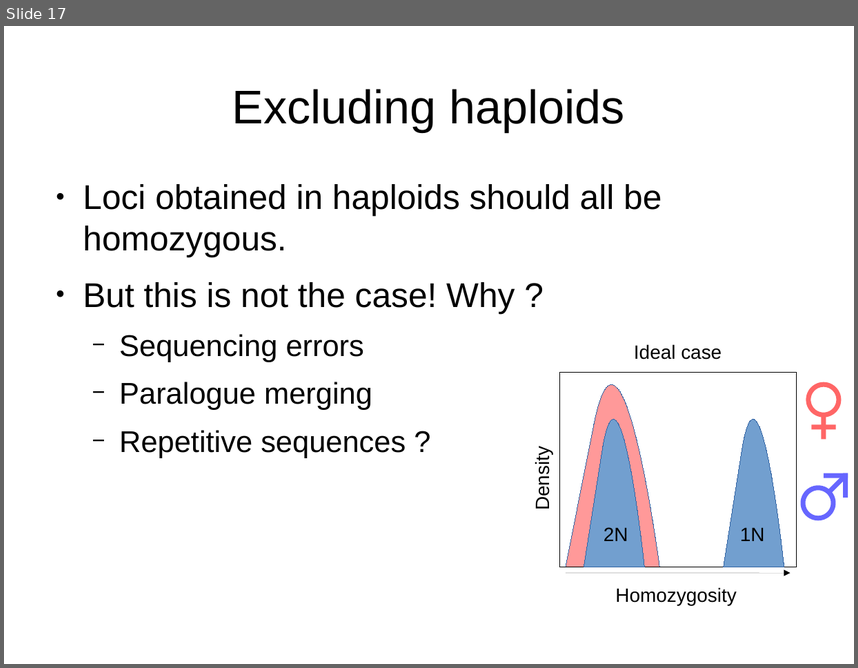
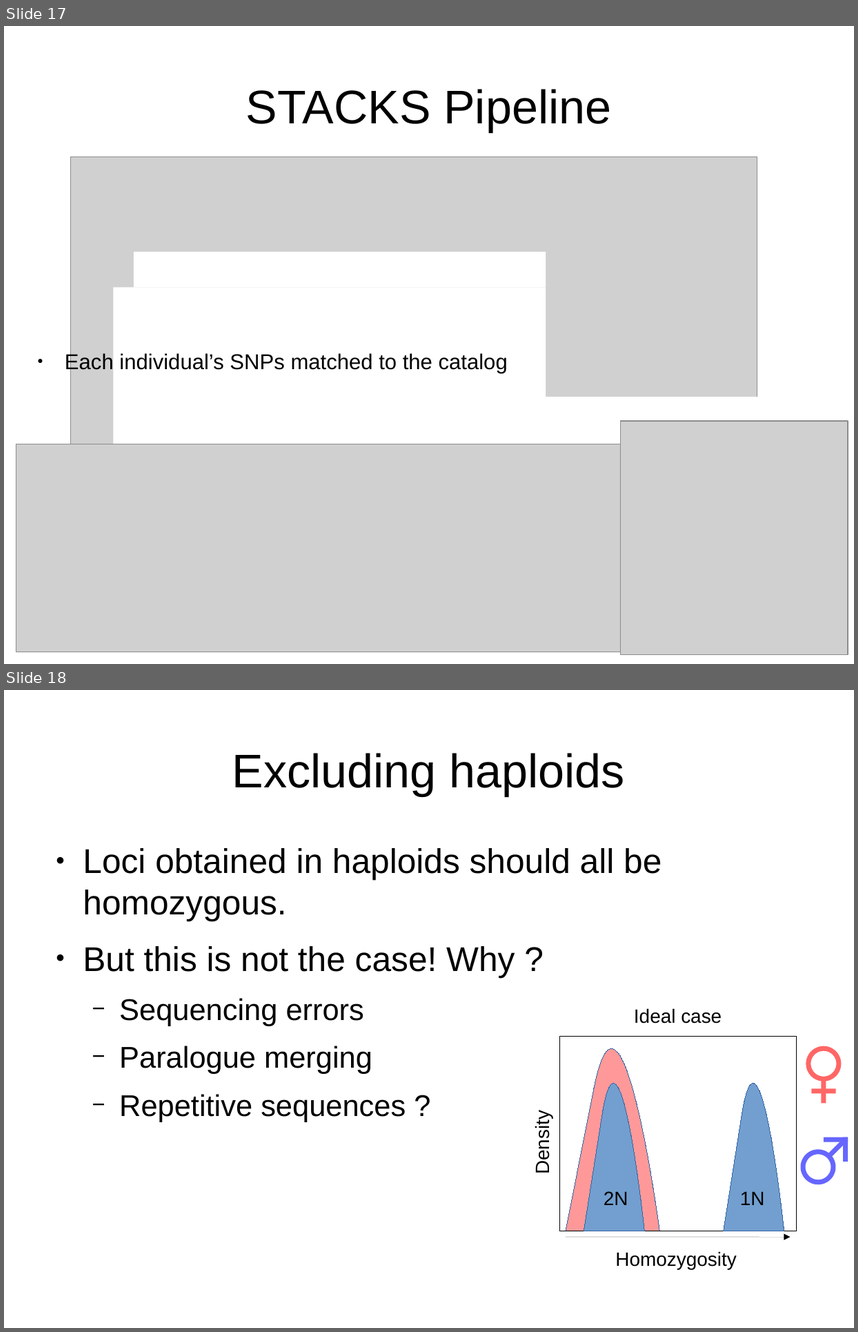
Before and after one commit to cmdoret/master_archive, a slide deck: reports/presentations/lab_meeting_20170712/lab_meeting_20170712.odp. Shown one above the other, each under a label of ours: slide 17 before the commit, slides 17 and 18 after it. The pictures are 858x668 and 858x1332 pixels, drawn with LibreOffice and Linux fonts; fonts in the diff are those of the drawing; grey boxes stand for pictures. Boxes give left, top, right and bottom in pixels: in the first picture for what was removed or moved away, otherwise in the second. Text is boxed around its words. In the diff, an @@ line names an element or a change of style, - is before the commit and + after.

```diff
--- a/reports/presentations/lab_meeting_20170712/lab_meeting_20170712.odp
+++ b/reports/presentations/lab_meeting_20170712/lab_meeting_20170712.odp
@@ slide 17 added at (4, 26, 854, 664), background #FFFFFF @@
@@ title added at (246, 89, 611, 132), 44 pt, text #000000 @@
+STACKS Pipeline
@@ picture added at (71, 156, 758, 632) @@
@@ rectangle added at (134, 251, 546, 287), fill #FFFFFF @@
@@ rectangle added at (114, 288, 546, 640), fill #FFFFFF @@
@@ text added at (65, 352, 508, 373), 20 pt, text #000000 @@
+● Each individual’s SNPs matched to the catalog
@@ rectangle added at (527, 397, 789, 419), fill #FFFFFF @@
@@ rectangle added at (514, 419, 789, 639), fill #FFFFFF @@
@@ picture added at (620, 421, 848, 655) @@
@@ picture added at (16, 443, 636, 652) @@
@@ what was slide 17 is now slide 18 @@
```
Also in this commit, not shown: 2 slides changed, 9 other files.
